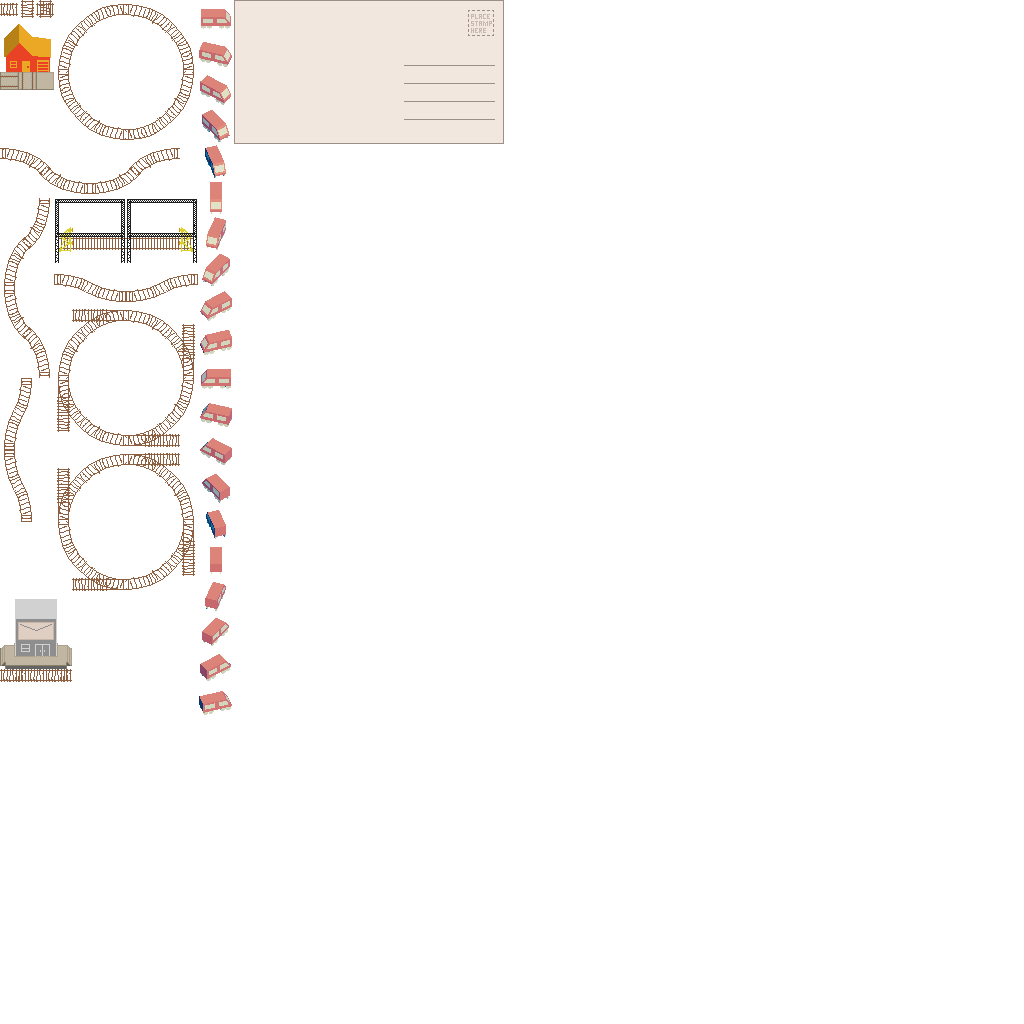
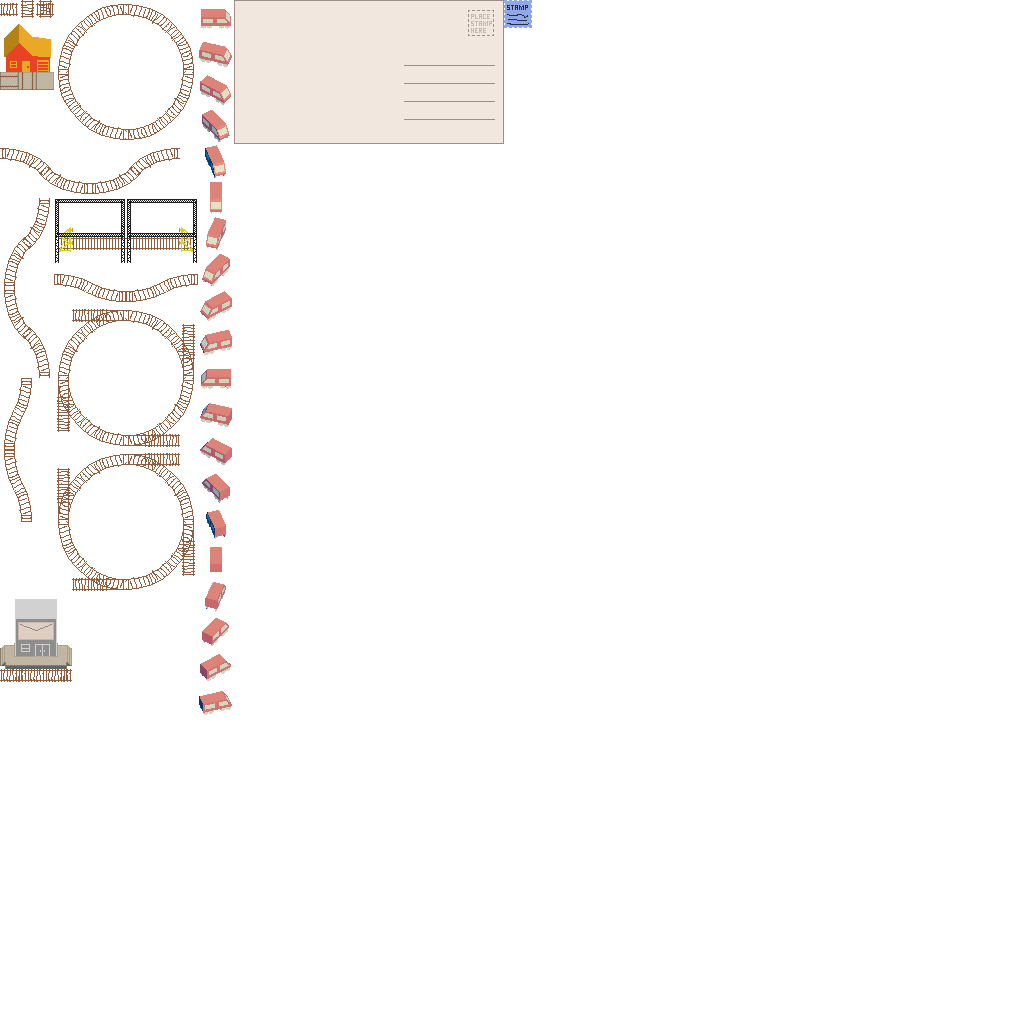
Comparing the layer stacks of the two 1024 × 1024 images. Changes:
added layer "Layer" above "base.png" over [504, 0, 532, 28]
